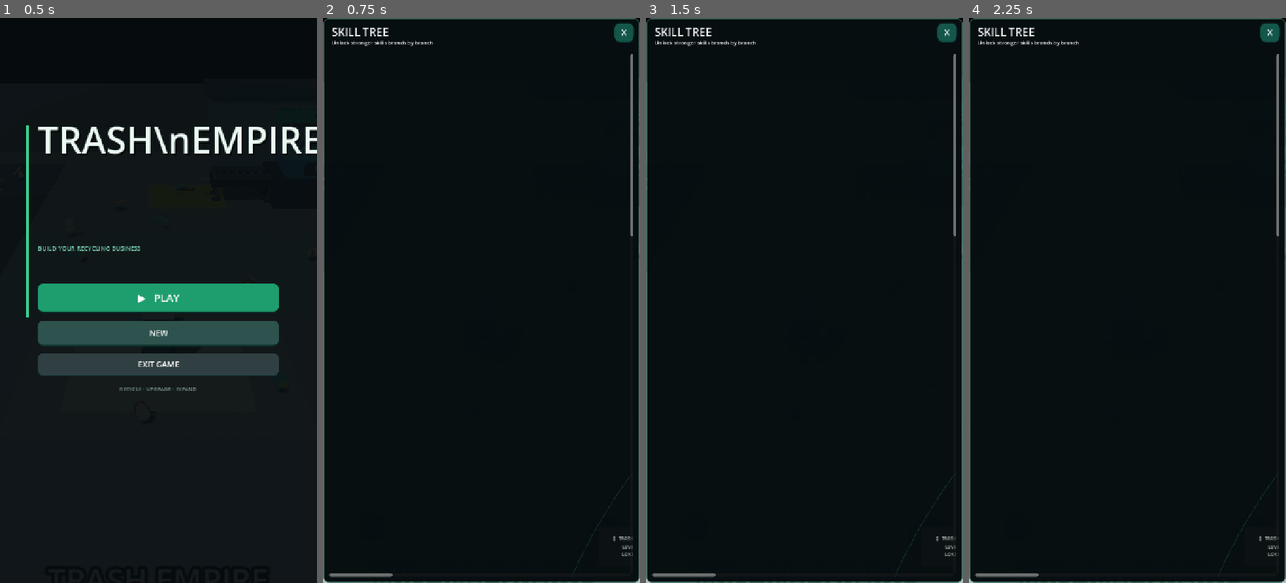
Above: before the commit, frames 1-4 (left to right).
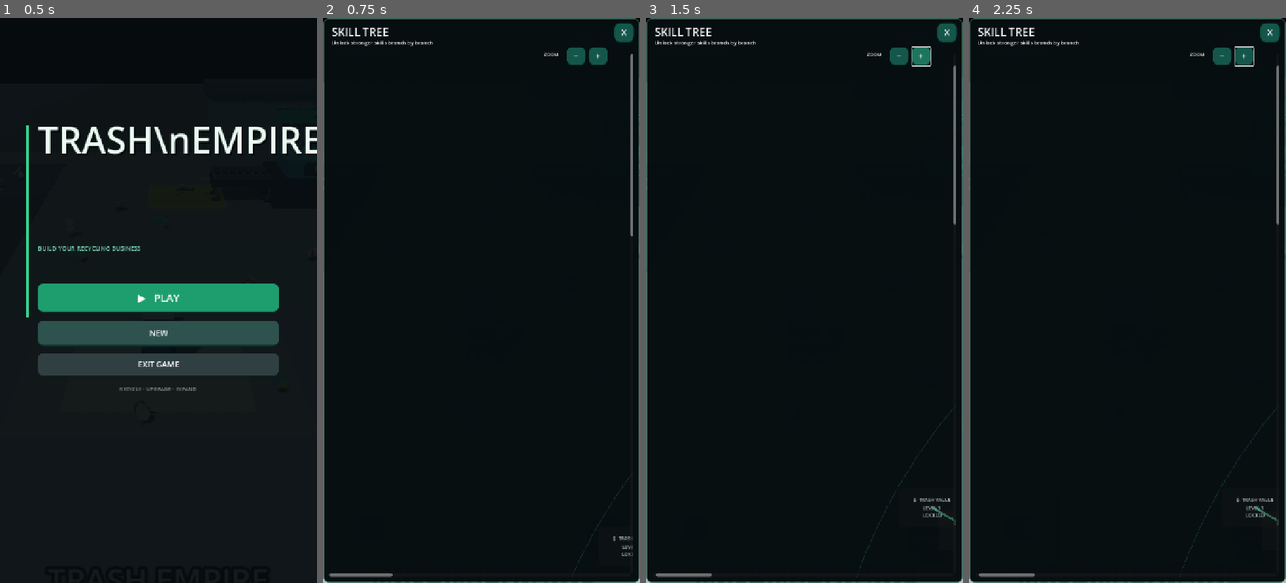
Above: after the commit, the same moments.

Repository: zekainstabot/trash-empire
Game: Godot game, scene res://Scenes/Main.tscn
The game is run twice, just before and just after one commit, with the same random seed, the same clock (stepped at 60 frames per second) and the same inputs.
Inputs (mouse positions are in pixels of both pictures, inside the frame that each line leads up to):
- Up to frame 1 (0.5 s): no input
- Up to frame 2 (0.75 s): click "▶ PLAY" at 0.5 s
- Up to frame 3 (1.5 s): click (921, 57) at 1.25 s, where only the run after the commit has a clickable "+"
- Up to frame 4 (2.25 s): click "PICK UP" at 2 s

Frame 1 is identical in both runs. In frame 2, 0.4% of the frame differs, in the area x 69-90%, y 5-9%; in frame 3, 0.8%, in the area x 1-98%, y 5-99%; in frame 4, 0.8%.

Commit message:
Add skill tree zoom and smoother touch scrolling

Diff:
--- a/Scripts/main.gd
+++ b/Scripts/main.gd
@@ -29,7 +29,11 @@
 var skill_branch_panels: Array[PanelContainer] = []
 var skill_node_data: Array[Dictionary] = []
 var skill_scroll_container: ScrollContainer
+var skill_map: Control
+var skill_zoom := 1.0
 var skill_drag_touch := -1
+var skill_touch_points: Dictionary = {}
+var skill_pinch_distance := 0.0
 var skill_scroll_velocity := 0.0
 var unload_timer := 0.0
 var upgrade_panel: Panel
@@ -697,11 +701,23 @@
 	skill_scroll.scroll_deadzone = 8
 	skill_scroll.scroll_vertical_custom_step = 42
 	upgrade_panel.add_child(skill_scroll)
-	var skill_map := Control.new()
+	skill_map = Control.new()
+	skill_map.name = "SkillGalaxyMap"
 	skill_map.custom_minimum_size = Vector2(3400, 3400)
 	skill_map.size = Vector2(3400, 3400)
 	skill_scroll.add_child(skill_map)
 	_build_skill_tree(skill_map)
+	var zoom_out := _button("−", Vector2(-166, 66), Vector2(42, 42), upgrade_panel)
+	zoom_out.anchor_left = 1.0
+	zoom_out.anchor_right = 1.0
+	zoom_out.pressed.connect(func() -> void: _set_skill_zoom(skill_zoom - 0.15))
+	var zoom_in := _button("+", Vector2(-116, 66), Vector2(42, 42), upgrade_panel)
+	zoom_in.anchor_left = 1.0
+	zoom_in.anchor_right = 1.0
+	zoom_in.pressed.connect(func() -> void: _set_skill_zoom(skill_zoom + 0.15))
+	var zoom_label := _label("ZOOM", Vector2(-218, 76), 10, upgrade_panel)
+	zoom_label.anchor_left = 1.0
+	zoom_label.anchor_right = 1.0
 	# Open the tree focused on its central capacity core.
 	skill_scroll.set_deferred("scroll_horizontal", 1400)
 	skill_scroll.set_deferred("scroll_vertical", 1300)
@@ -1087,21 +1103,44 @@
 func _input(event: InputEvent) -> void:
 	if main_menu_open:
 		return
-	# Give the skill tree its own touch-drag scrolling with momentum.
+	# Skill tree: one-finger drag, two-finger pinch zoom and smooth momentum.
 	if upgrade_panel != null and upgrade_panel.visible and is_instance_valid(skill_scroll_container):
 		var scroll_rect := skill_scroll_container.get_global_rect()
 		if event is InputEventScreenTouch:
-			if event.pressed and skill_drag_touch == -1 and scroll_rect.has_point(event.position):
-				skill_drag_touch = event.index
-				skill_scroll_velocity = 0.0
-			elif not event.pressed and event.index == skill_drag_touch:
-				skill_drag_touch = -1
-			elif event.pressed == false:
-				skill_drag_touch = -1
-		elif event is InputEventScreenDrag and event.index == skill_drag_touch:
-			skill_scroll_container.scroll_vertical = maxi(0, skill_scroll_container.scroll_vertical - int(event.relative.y))
-			skill_scroll_velocity = -event.relative.y * 12.0
-			get_viewport().set_input_as_handled()
+			if event.pressed and scroll_rect.has_point(event.position):
+				skill_touch_points[event.index] = event.position
+				if skill_touch_points.size() == 1:
+					skill_drag_touch = event.index
+					skill_scroll_velocity = 0.0
+				elif skill_touch_points.size() == 2:
+					var points: Array = skill_touch_points.values()
+					skill_pinch_distance = points[0].distance_to(points[1])
+					skill_drag_touch = -1
+				get_viewport().set_input_as_handled()
+			elif not event.pressed:
+				skill_touch_points.erase(event.index)
+				if event.index == skill_drag_touch:
+					skill_drag_touch = -1
+				if skill_touch_points.size() == 1:
+					var remaining_index = skill_touch_points.keys()[0]
+					skill_drag_touch = int(remaining_index)
+				else:
+					skill_pinch_distance = 0.0
+				get_viewport().set_input_as_handled()
+		elif event is InputEventScreenDrag:
+			if skill_touch_points.has(event.index):
+				skill_touch_points[event.index] = event.position
+				if skill_touch_points.size() >= 2:
+					var points: Array = skill_touch_points.values()
+					var distance: float = points[0].distance_to(points[1])
+					if skill_pinch_distance > 0.0:
+						_set_skill_zoom(skill_zoom * (distance / skill_pinch_distance))
+					skill_pinch_distance = distance
+					skill_drag_touch = -1
+				elif event.index == skill_drag_touch:
+					skill_scroll_velocity = -event.relative.y * 18.0
+					skill_scroll_container.scroll_vertical = maxi(0, skill_scroll_container.scroll_vertical - int(event.relative.y))
+				get_viewport().set_input_as_handled()
 		return
 	if not is_instance_valid(player):
 		return
@@ -1118,7 +1157,7 @@
 func _process_skill_scroll(delta: float) -> void:
 	if skill_drag_touch != -1 or not is_instance_valid(skill_scroll_container):
 		return
-	if absf(skill_scroll_velocity) < 8.0:
+	if absf(skill_scroll_velocity) < 4.0:
 		skill_scroll_velocity = 0.0
 		return
 	var max_scroll := maxi(0, int(skill_scroll_container.get_v_scroll_bar().max_value - skill_scroll_container.get_v_scroll_bar().page))
@@ -1127,7 +1166,23 @@
 	if next_scroll == 0 or next_scroll == max_scroll:
 		skill_scroll_velocity = 0.0
 	else:
-		skill_scroll_velocity *= exp(-5.5 * delta)
+		skill_scroll_velocity *= exp(-3.2 * delta)
+
+func _set_skill_zoom(value: float) -> void:
+	if not is_instance_valid(skill_map) or not is_instance_valid(skill_scroll_container):
+		return
+	var old_zoom := skill_zoom
+	skill_zoom = clampf(value, 0.55, 1.65)
+	if is_equal_approx(old_zoom, skill_zoom):
+		return
+	var view_center := Vector2(skill_scroll_container.scroll_horizontal, skill_scroll_container.scroll_vertical) + skill_scroll_container.size * 0.5
+	var map_center := view_center / old_zoom
+	skill_map.scale = Vector2.ONE * skill_zoom
+	skill_map.custom_minimum_size = Vector2(3400.0, 3400.0) * skill_zoom
+	skill_map.size = skill_map.custom_minimum_size
+	await get_tree().process_frame
+	skill_scroll_container.scroll_horizontal = clampi(int(map_center.x * skill_zoom - skill_scroll_container.size.x * 0.5), 0, int(skill_scroll_container.get_h_scroll_bar().max_value - skill_scroll_container.get_h_scroll_bar().page))
+	skill_scroll_container.scroll_vertical = clampi(int(map_center.y * skill_zoom - skill_scroll_container.size.y * 0.5), 0, int(skill_scroll_container.get_v_scroll_bar().max_value - skill_scroll_container.get_v_scroll_bar().page))
 
 func _update_joystick(touch_position: Vector2) -> void:
 	var center := joystick_pad.get_global_rect().get_center()
